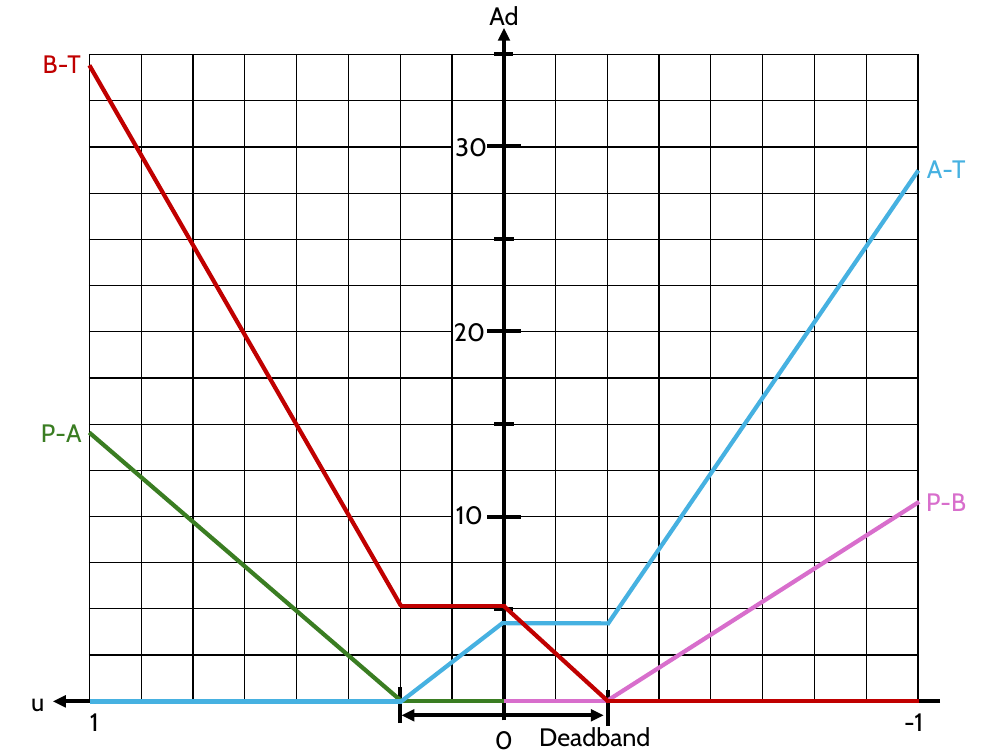
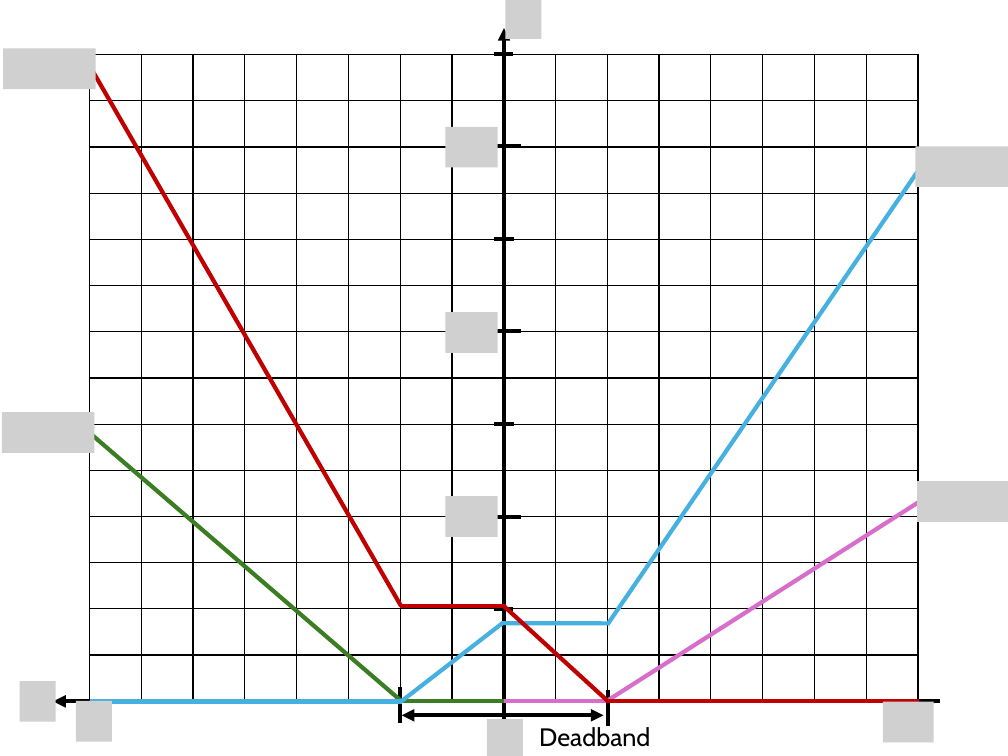
Before and after one commit to emilah-png/Bachelor, a slide deck: slide 1 of Presentasjoner for rapport/DCV, opening area to control signal.pptx. Drawn at 1008x756 pixels with LibreOffice and Linux fonts; fonts in the diff are those of the drawing; grey boxes stand for pictures. Boxes give left, top, right and bottom in pixels: in the first picture for what was removed or moved away, otherwise in the second. Text is boxed around its words. In the diff, an @@ line names an element or a change of style, - is before the commit and + after.

```diff
--- a/Presentasjoner for rapport/DCV, opening area to control signal.pptx
+++ b/Presentasjoner for rapport/DCV, opening area to control signal.pptx
@@ text removed at bbox=[489, 6, 518, 31] @@
-Ad
@@ picture added at bbox=[505, 0, 541, 38] @@
@@ picture added at bbox=[3, 48, 96, 89] @@
@@ text removed at bbox=[43, 55, 81, 73] @@
-B-T
@@ picture added at bbox=[446, 127, 498, 167] @@
@@ text removed at bbox=[455, 138, 487, 157] @@
-30
@@ picture added at bbox=[915, 146, 1008, 186] @@
@@ text removed at bbox=[927, 160, 966, 178] @@
-A-T
@@ picture added at bbox=[446, 312, 498, 353] @@
@@ text removed at bbox=[454, 323, 485, 342] @@
-20
@@ picture added at bbox=[2, 412, 95, 453] @@
@@ text removed at bbox=[41, 424, 82, 442] @@
-P-A
@@ picture added at bbox=[446, 496, 498, 536] @@
@@ text removed at bbox=[456, 506, 483, 525] @@
-10
@@ picture added at bbox=[917, 481, 1008, 521] @@
@@ text removed at bbox=[926, 493, 966, 511] @@
-P-B
@@ picture added at bbox=[19, 681, 55, 722] @@
@@ text removed at bbox=[31, 698, 44, 712] @@
-u
@@ picture added at bbox=[76, 701, 112, 741] @@
@@ text removed at bbox=[90, 713, 99, 731] @@
-1
@@ picture added at bbox=[487, 719, 523, 756] @@
@@ picture added at bbox=[883, 702, 934, 742] @@
@@ text removed at bbox=[904, 713, 923, 731] @@
--1
@@ text removed at bbox=[495, 731, 513, 750] @@
-0
```
Also in this commit, not shown: 1 other slide changed, 40 other files.
